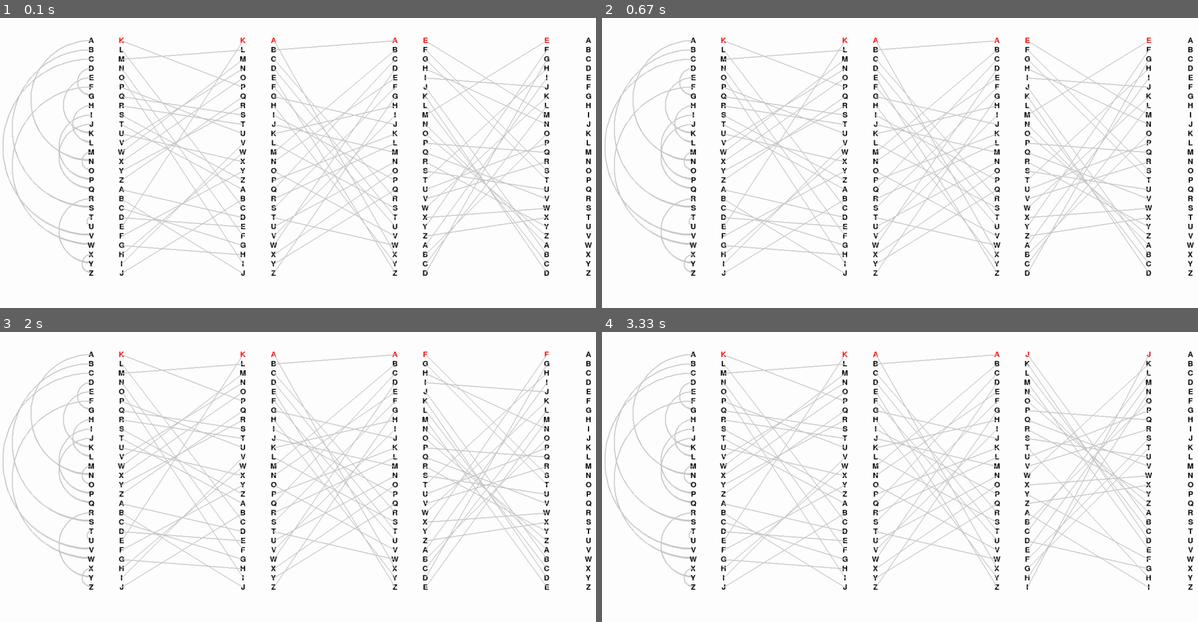
Above: before the commit, frames 1-4 (two rows, left to right).
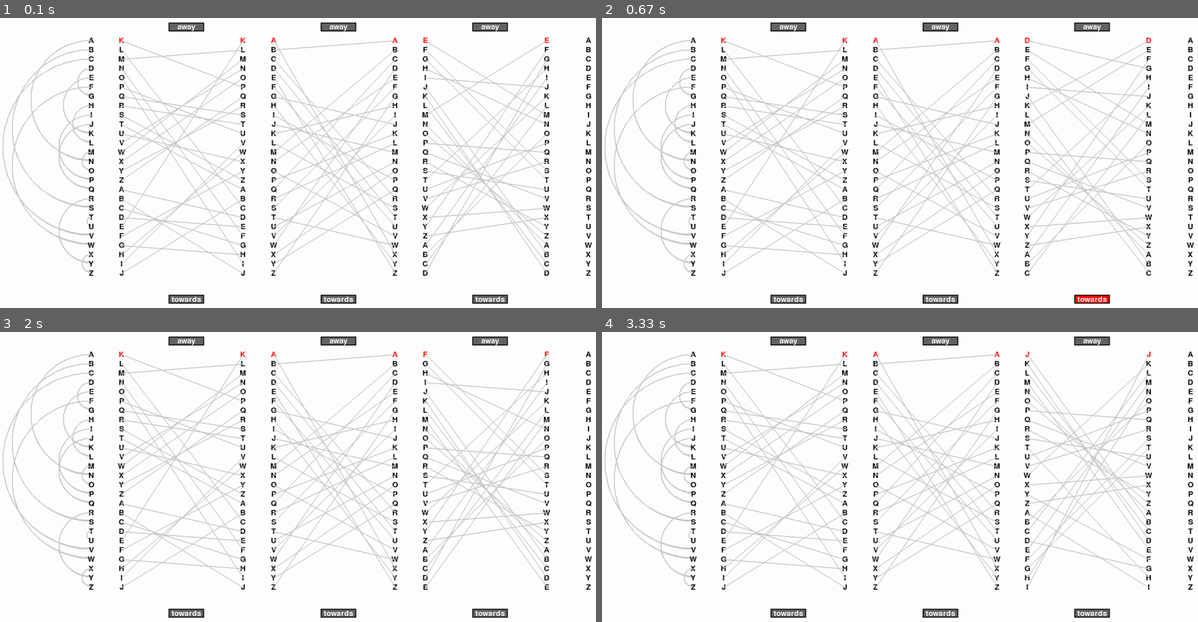
Above: after the commit, the same moments.

Repository: somethingpolo/PyGameEnigma
Game: pygame game, started from main.py
The game is run twice, just before and just after one commit, with the same random seed, the same clock (stepped at 60 frames per second) and the same inputs.
Inputs (mouse positions are in pixels of both pictures, inside the frame that each line leads up to):
- Up to frame 1 (0.1 s): no input
- Up to frame 2 (0.67 s): click (1090, 299) at 0.38 s, where only the run after the commit has a clickable "towards"
- Up to frame 3 (2 s): click (488, 340) at 0.72 s, where only the run after the commit has a clickable "away"; click (113, 424) at 1.05 s; tap Enter at 1.83 s
- Up to frame 4 (3.33 s): tap Space at 2.17, 2.57, 2.87, 3.07 s

The runs differ from the first frame. In frame 1, 1.1% of the frame differs, in the area x 28-86%, y 1-99%; in frame 2, 4.7%, in the area x 28-93%, y 1-99%; in frame 3, 1.1%; in frame 4, 1.1%.

Commit message:
added rotation buttons

Diff:
--- a/main.py
+++ b/main.py
@@ -31,6 +31,7 @@
     for c in cIndexes:
         outputStr += string.ascii_uppercase[c]
     return outputStr
+
 
 def rotateRotors(counter, rArr):
     counter += 1
@@ -41,6 +42,7 @@
         rArr[2].rotateAway()
     return counter
 
+
 # Initialize Rotors & Reflector
 rotor1 = Rotor(11, 1)
 rotor2 = Rotor(22, 2)
@@ -61,6 +63,7 @@
 WHITE = (255, 255, 255)
 BLACK = (0, 0, 0)
 GRAY = (200, 200, 200)
+DARK_GRAY = (100, 100, 100)
 BLUE = (0, 128, 255)
 YELLOW = (255, 255, 0)
 RED = (255, 0, 0)  # Highlight color for "front-facing" letter
@@ -69,18 +72,50 @@
 ORANGE = (255, 165, 0)
 
 # Font (scaled based on screen size)
-
 pygame.font.init()
+
+
+class Button:
+    def __init__(self, x, y, width, height, text, color, hover_color, text_color, rotor, index):
+        self.rect = pygame.Rect(x, y, width, height)
+        self.text = text
+        self.color = color
+        self.hover_color = hover_color
+        self.text_color = text_color
+        self.rotor = rotor
+        self.index = index
+
+    def draw(self, surface):
+        mouse_pos = pygame.mouse.get_pos()
+        is_hovered = self.rect.collidepoint(mouse_pos)
+        current_color = self.hover_color if is_hovered else self.color
+
+        pygame.draw.rect(surface, current_color, self.rect)
+        pygame.draw.rect(surface, BLACK, self.rect, 2)  # Border
+
+        text_surface = font.render(self.text, True, self.text_color)
+        text_rect = text_surface.get_rect(center=self.rect.center)
+        surface.blit(text_surface, text_rect)
+
+    def is_clicked(self, event):
+        if event.type == pygame.MOUSEBUTTONDOWN and event.button == 1:  # Left click
+            if self.rect.collidepoint(event.pos):
+                return True
+        return False
+
 
 def get_scaled_font(size):
     return pygame.font.Font(None, size)
 
+
 def get_key_dimensions():
     return WIDTH // 40, HEIGHT // 30  # key width, key height
+
 
 def draw_arc(surface, color, rect, thickness):
     pygame.draw.arc(surface, color, rect,
                     math.radians(90), math.radians(270), thickness)
+
 
 def get_key_positions():
     # Position keyboard keys along the bottom of the screen
@@ -90,6 +125,7 @@
     y_pos = HEIGHT - key_height - (HEIGHT // 30)
     return [(start_x + i * (key_width + margin_x), y_pos) for i in range(26)]
 
+
 def get_lampboard_positions():
     return (31*WIDTH // 32, HEIGHT // 6 - 20)
 
@@ -98,6 +134,7 @@
     y = lamp_positions[1] + i * (font.get_height() + 4)
     x = lamp_positions[0]
     return (x, y)
+
 
 def get_rotor_positions():
     # Position rotors in the middle of the screen
@@ -106,6 +143,7 @@
         (WIDTH // 2 + WIDTH//5 - WIDTH//20, HEIGHT // 6 - 20),
         (WIDTH // 4 + WIDTH//5 - WIDTH//20, HEIGHT // 6 - 20)
     ]
+
 
 def find_rotor_position(i, rotor_positions, rotor_output_positions):
     locations = []
@@ -119,6 +157,7 @@
         locations.append(((input_x, input_y), (output_x, output_y)))
     return locations, i
 
+
 def find_rotor_position_reversed(i, rotor_positions, rotor_output_positions):
     locations = []
     for r in range(3-1, -1, -1):
@@ -131,14 +170,18 @@
         locations.append(((input_x, input_y), (output_x, output_y)))
     return locations, i
 
+
 def get_rotor_output_positions():
     return [(3 * WIDTH // 4 - WIDTH//20, HEIGHT // 6 - 20), (WIDTH // 2 - WIDTH//20, HEIGHT // 6 - 20), (WIDTH // 4 - WIDTH//20, HEIGHT // 6 - 20)]
 
+
 def get_rotor_radius():
     return min(WIDTH, HEIGHT) // 10
 
+
 def get_reflector_positions():
     return (WIDTH // 5 - WIDTH//20, HEIGHT // 6 - 20)
+
 
 def find_reflector_position(i, reflector):
     y = reflector_positions[1] + i * (font.get_height() + 4)
@@ -151,6 +194,8 @@
     return (input, output), i
 
 # collect the coordinates of the wiring connections that the signal travelled through
+
+
 def make_path(i, j):
     positions = []
     lampboard = find_lampboard_position(i)
@@ -172,6 +217,8 @@
     return positions
 
 # draw a path along make_path() above
+
+
 def draw_path_lines(positions, color, thickness):
     for i in range(len(positions)):
         if i + 1 >= len(positions):
@@ -179,15 +226,16 @@
 
         curr_pos = positions[i]
         next_pos = positions[i+1]
-        if i == 7 :
+        if i == 7:
             rect = ((curr_pos[0]+next_pos[0])//2-abs(curr_pos[1]-next_pos[1])//2,
                     min(curr_pos[1], next_pos[1])-HEIGHT//400,
                     abs(curr_pos[1]-next_pos[1]),
                     abs(curr_pos[1]-next_pos[1])+HEIGHT//200)
-            draw_arc(screen, RED, rect,5)
+            draw_arc(screen, RED, rect, 5)
             continue
         pygame.draw.line(screen, color,
                          curr_pos, next_pos, thickness)
+
 
 letters = list(string.ascii_uppercase)
 
@@ -201,6 +249,31 @@
 rotor2.rotorToString()
 rotor3.rotorToString()
 
+# initialise rotor buttons
+rotor_positions = get_rotor_positions()
+rotor_output_positions = get_rotor_output_positions()
+button_positions = []
+button_bot_positions = []
+for i in range(len(rotor_positions)):
+    x = (rotor_positions[i][0] + rotor_output_positions[i][0])//2 - 30
+    y = rotor_positions[i][1] - 40
+    button_positions.append((x, y))
+    button_bot_positions.append((x, y+4*HEIGHT//5))
+rotor1away = Button(
+    button_positions[0][0], button_positions[0][1], 80, 20, "away", DARK_GRAY, RED, WHITE, rotor1, 0)
+rotor1towards = Button(
+    button_bot_positions[0][0], button_bot_positions[0][1], 80, 20, "towards", DARK_GRAY, RED, WHITE, rotor1, 0)
+rotor2away = Button(
+    button_positions[1][0], button_positions[1][1], 80, 20, "away", DARK_GRAY, RED, WHITE, rotor2, 1)
+rotor2towards = Button(
+    button_bot_positions[1][0], button_bot_positions[1][1], 80, 20, "towards", DARK_GRAY, RED, WHITE, rotor2, 1)
+rotor3away = Button(
+    button_positions[2][0], button_positions[2][1], 80, 20, "away", DARK_GRAY, RED, WHITE, rotor3, 2)
+rotor3towards = Button(
+    button_bot_positions[2][0], button_bot_positions[2][1], 80, 20, "towards", DARK_GRAY, RED, WHITE, rotor3, 2)
+
+buttons = [rotor1away, rotor1towards, rotor2away,
+           rotor2towards, rotor3away, rotor3towards]
 
 # Variable to track the last key pressed
 pressed_key = None
@@ -246,6 +319,16 @@
                 if rotor_offsets[1] == 0:
                     rotor_offsets[2] = (rotor_offsets[2] + 1) % 26
             keypressCounter = rotateRotors(keypressCounter, rotorArray)
+        for button in buttons:
+            if button.is_clicked(event):
+                if button.text == "away":
+                    button.rotor.rotateAway()
+                    rotor_offsets[button.index] += 1
+                elif button.text == "towards":
+                    button.rotor.rotateTowards()
+                    rotor_offsets[button.index] -= 1
+                else:
+                    continue
 
     if key_pressed:
         if pressed_key:  # Check if there was a key pressed
@@ -255,6 +338,9 @@
             draw_path_lines(positions, RED, 4)
 
     # >>>>> Visuals >>>>>>>
+
+    for button in buttons:
+        button.draw(screen)
 
     # Draw lampboard
     # The return letter on the right
@@ -272,7 +358,8 @@
         label_rect = label.get_rect(
             center=(lamp_positions[0], lamp_positions[1] + y_offset))
         if letter == cipher_key or letter == pressed_key:
-            rect = pygame.Rect(lamp_positions[0]-font.get_height()//2, lamp_positions[1] + y_offset-font.get_height()//2, font.get_height(), font.get_height())
+            rect = pygame.Rect(lamp_positions[0]-font.get_height()//2, lamp_positions[1] +
+                               y_offset-font.get_height()//2, font.get_height(), font.get_height())
             pygame.draw.rect(screen, BLACK, rect)
 
         screen.blit(label, label_rect)
